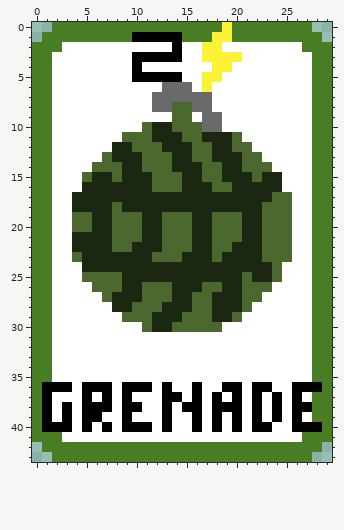
Edited in one commit: pixel-art file (Textures/Cards/grenade.aseprite). This is how it looked before the edit.
30x44 pixels, 1 frame.
The same view after the edit:
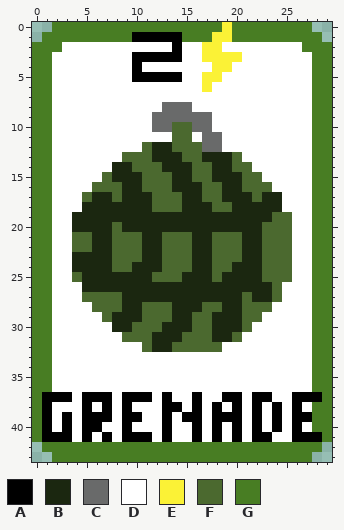
Palette (. is transparent): A #000000  B #1b2710  C #696a6a  D #ffffff  E #fbf236  F #4b692f  G #487d23
Difference:
y 6: x 13..15 CCC -> DDD
y 7: x 12..17 CCCCCC -> DDDDDD
y 8: x 12 C -> D; x 14..17 FFCC -> CCDD
y 9: x 12..16 DDFFD -> CCCCC; x 18 C -> D
y 10: x 11..13 FBB -> DCC; x 16 F -> C; x 18 C -> D
y 11: x 9..14 FFFBBB -> DDDDDF; x 16..20 FBBBF -> DCCDD
y 12: x 8..10 BBF -> DDD; x 12 F -> B; x 14..15 BB -> FF; x 17..21 FBBFF -> CCDDD
y 13: x 7..10 FBBB -> DDFF; x 12..13 FF -> BB; x 15 B -> F; x 17 F -> B; x 20..22 BFF -> FDD
y 14: x 6..8 FFF -> DDB; x 10 B -> F; x 13 F -> B; x 16 B -> F; x 18 F -> B; x 20 B -> F; x 22..23 FF -> DD
y 15: x 5..8 FBBF -> DDFB; x 11 B -> F; x 14 F -> B; x 16 B -> F; x 18 F -> B; x 21 B -> F; x 23..24 BB -> DD
y 16: x 5..8 BBBB -> DFFF; x 11 B -> F; x 14 F -> B; x 17 B -> F; x 19 F -> B; x 21..24 BBBB -> FFFD
y 17: x 4..5 BB -> DF; x 8 B -> F; x 12..14 BBB -> FFF; x 17..18 BB -> FF; x 22 B -> F; x 24..25 FF -> BD
y 18: x 4 B -> D; x 8 F -> B; x 12..14 BBB -> FFF; x 18..19 BB -> FF; x 23..25 FFF -> BBD
y 19: x 4..5 FF -> BB; x 8..10 FFF -> BBB; x 13..15 FFF -> BBB; x 18..20 FFF -> BBB; x 23 F -> B
y 20: x 4..5 FF -> BB; x 9..10 FF -> BB; x 13..15 FFF -> BBB; x 18..20 FFF -> BBB
y 21: x 4..5 BB -> FF
y 22: x 4..5 BB -> FF; x 10 B -> F; x 20 B -> F
y 23: x 4 F -> B; x 8..10 BBB -> FFF; x 12 F -> B; x 15 B -> F; x 19..20 BB -> FF
y 24: x 4 D -> B; x 8..9 BB -> FF; x 13..15 BBB -> FFF; x 18..19 BB -> FF; x 23 B -> F; x 25 D -> F
y 25: x 4..8 DFFFF -> FBBBB; x 12..14 BBB -> FFF; x 18 B -> F; x 21 F -> B; x 23 B -> F; x 25 D -> F
y 26: x 5..8 DFFF -> BBBB; x 11..13 FFF -> BBB; x 17..18 FF -> BB; x 21..24 FFFD -> BBBF
y 27: x 5..6 DD -> FF; x 8 B -> F; x 11..13 FFF -> BBB; x 16..17 FF -> BB; x 22..24 FDD -> BBF
y 28: x 6..8 DDB -> FFF; x 10 F -> B; x 13 B -> F; x 16 F -> B; x 18 B -> F; x 22..23 DD -> FF
y 29: x 7..10 DDFF -> FBBB; x 12..13 BB -> FF; x 15 F -> B; x 20..22 FDD -> BFF
y 30: x 8..10 DDD -> BBF; x 12 B -> F; x 14..15 FF -> BB; x 18..21 FDDD -> BBBF
y 31: x 9..20 DDDDDDDDDDDD -> FFFBBBFFFBBF
y 32: x 11..18 DDDDDDDD -> FBBFFFFF
y 36: x 1..3 AAA -> GDD; x 5..7 AAA -> DDD; x 9..11 AAA -> DDD; x 13 A -> D; x 16 A -> D; x 19..20 AA -> DD; x 22..23 AA -> DD; x 26..28 AAA -> DDG
y 37: x 2..3 DD -> AA; x 6 D -> A; x 10..11 DD -> AA; x 14 A -> D; x 18..19 AD -> DA; x 23..24 DA -> AD; x 27..28 DG -> AA
y 38: x 3 A -> D; x 6 A -> D; x 10 A -> D; x 14..15 DA -> AD; x 19 A -> D; x 27 A -> D
y 39: x 7 D -> A; x 10 D -> A; x 15 D -> A; x 19 D -> A; x 27 D -> A
y 40: x 2 A -> D; x 6..7 DA -> AD; x 10..11 AA -> DD; x 23..24 AD -> DA; x 27..28 AA -> DG
y 41: x 1..3 GGD -> AAA; x 5 D -> A; x 7 D -> A; x 9..11 DDD -> AAA; x 13 D -> A; x 16 D -> A; x 18 D -> A; x 20 D -> A; x 22..23 DD -> AA; x 26..28 DGG -> AAA
Pixel boxes of the changes (left, top, right, bottom) in both pictures:
changed: (72, 82, 292, 352)
changed: (42, 382, 322, 442)
